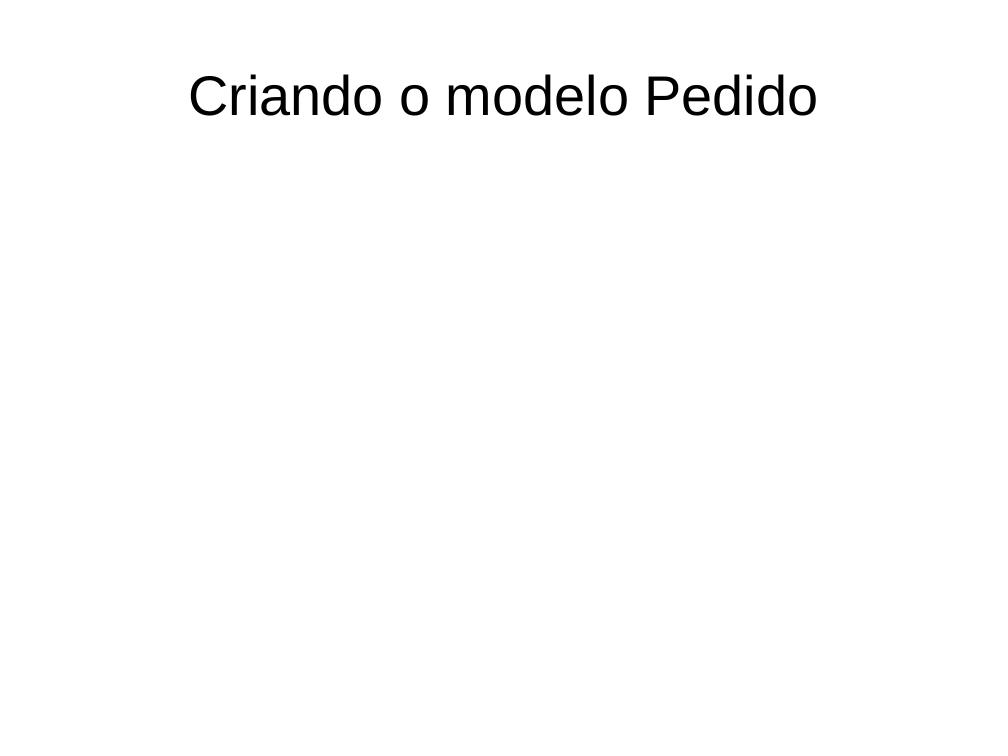
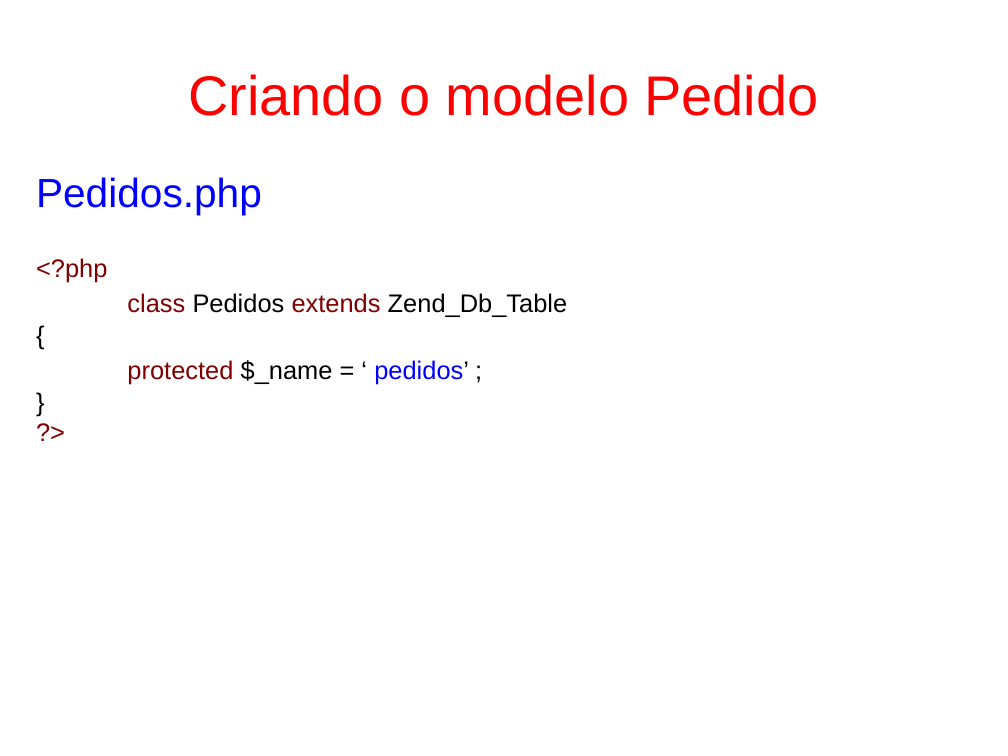
Before and after one commit to fgsl/lojasacme, a slide deck: slide 25 of docs/tutorial.odp (slide 29 before the commit). Drawn at 1008x756 pixels with LibreOffice and Linux fonts; fonts in the diff are those of the drawing. Boxes give left, top, right and bottom in pixels: in the first picture for what was removed or moved away, otherwise in the second. Text is boxed around its words. In the diff, an @@ line names an element or a change of style, - is before the commit and + after.

```diff
--- a/docs/tutorial.odp
+++ b/docs/tutorial.odp
@@ title "Criando o modelo Pedido" at [188, 74, 819, 116]: text colour #000000 to #FF0000 @@
@@ subtitle added at [36, 177, 567, 385], 20 pt, text #000000 @@
+Pedidos.php
+<?php
+class Pedidos extends Zend_Db_Table
+{
+protected $_name = ‘ pedidos’ ;
+}
+?>
```
Also in this commit, not shown: 24 other slides changed, 9 slides added, 7 slides removed, 1 other file.
